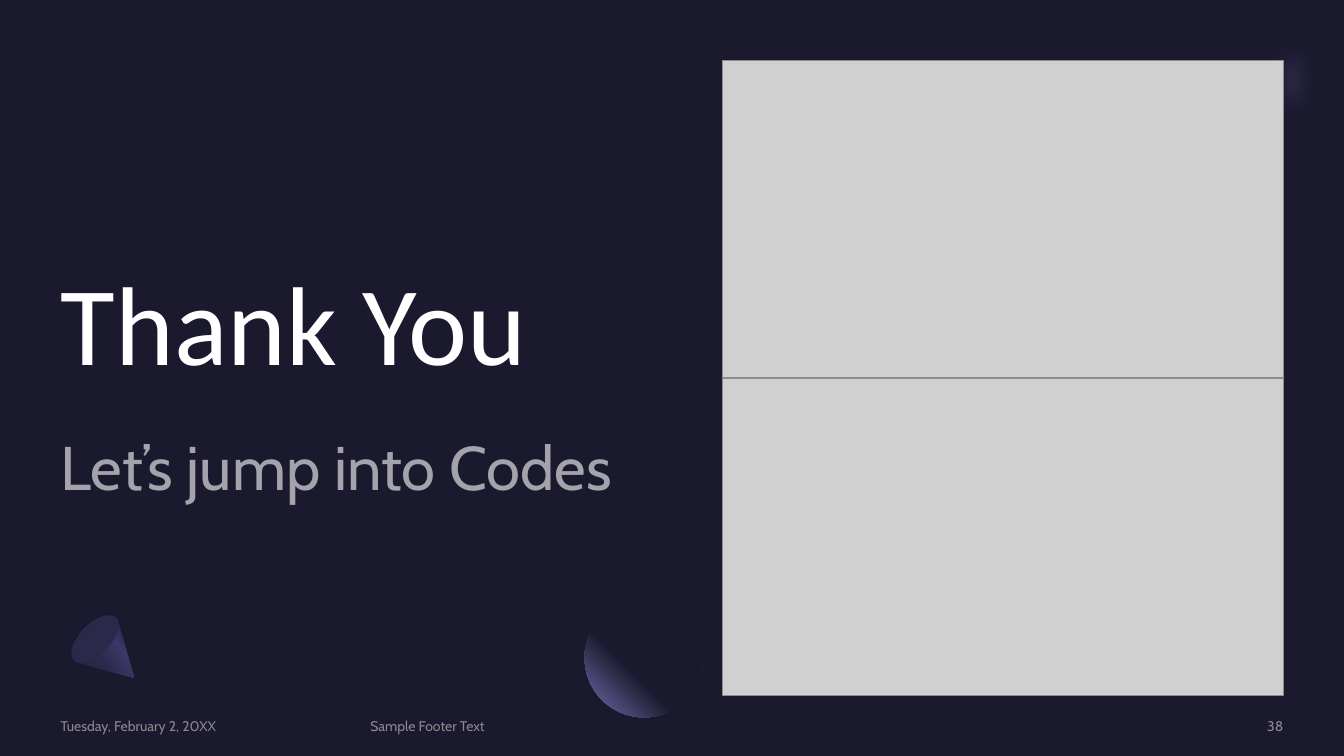
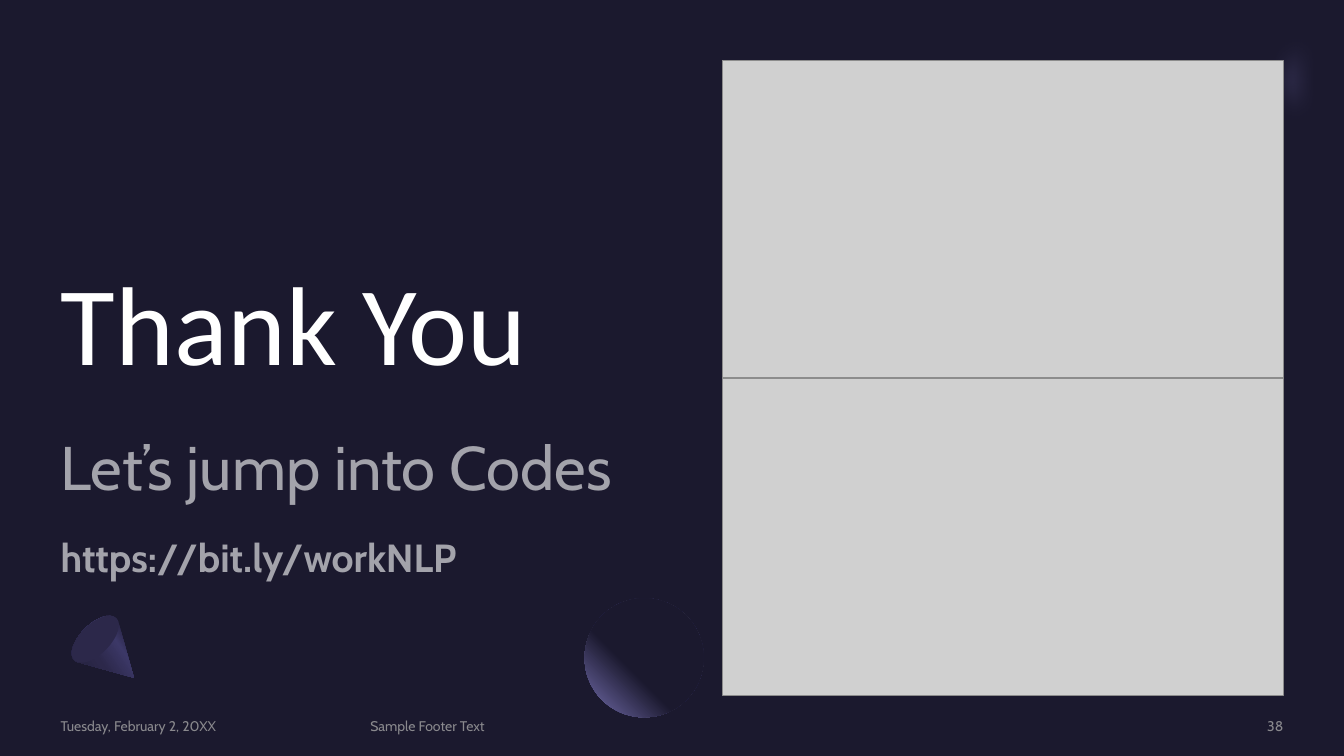
Before and after one commit to masterofray/Intro_of_NLP, a slide deck: slide 38 of Slides/Natural Language Processing.pptx. Drawn at 1344x756 pixels with LibreOffice and Linux fonts; fonts in the diff are those of the drawing; grey boxes stand for pictures. Boxes give left, top, right and bottom in pixels: in the first picture for what was removed or moved away, otherwise in the second. Text is boxed around its words. In the diff, an @@ line names an element or a change of style, - is before the commit and + after.

```diff
--- a/Slides/Natural Language Processing.pptx
+++ b/Slides/Natural Language Processing.pptx
@@ subtitle at (61,542,457,581): paragraph added @@
+https://bit.ly/workNLP
```
Also in this commit, not shown: 3 other files.
